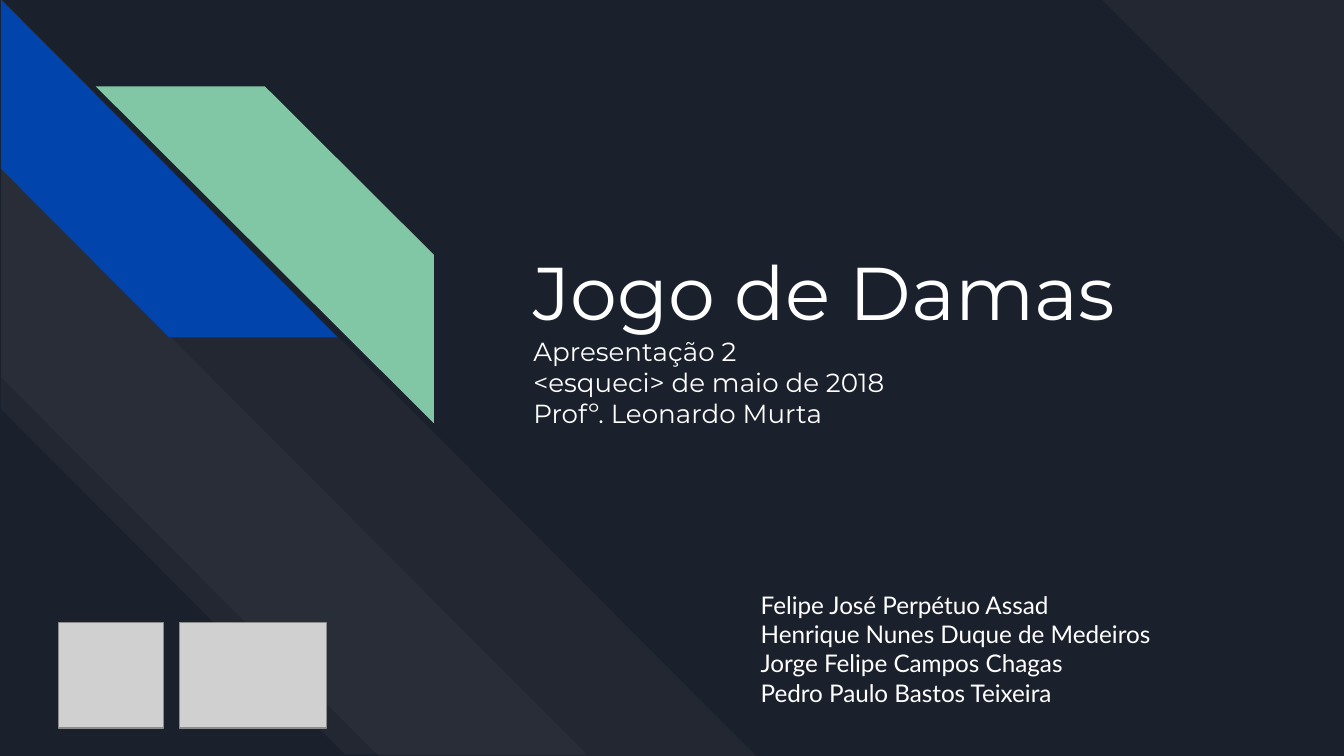
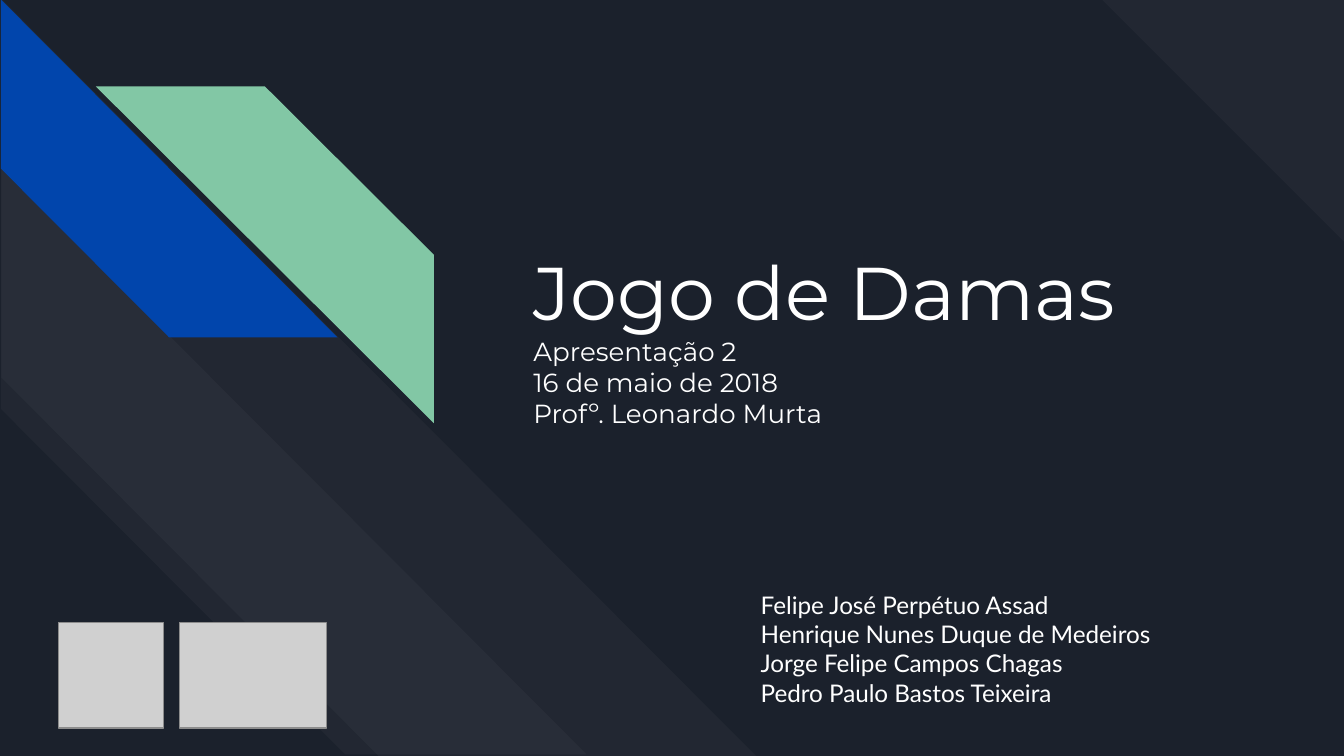
Before and after one commit to junglejf/Damas, a slide deck: slide 1 of ES 2 Python Files/Apresentação 2.pptx. Drawn at 1344x756 pixels with LibreOffice and Linux fonts; fonts in the diff are those of the drawing; grey boxes stand for pictures. Boxes give left, top, right and bottom in pixels: in the first picture for what was removed or moved away, otherwise in the second. Text is boxed around its words. In the diff, an @@ line names an element or a change of style, - is before the commit and + after.

```diff
--- a/ES 2 Python Files/Apresentação 2.pptx
+++ b/ES 2 Python Files/Apresentação 2.pptx
@@ title at [533,372,823,423]: text changed @@
-<esqueci> de maio de 2018
-Profº. Leonardo Murta
+16 de maio de 2018
+Profº. Leonardo Murta
```
Also in this commit, not shown: 3 other slides changed, 16 slides added, 7 slides removed.
